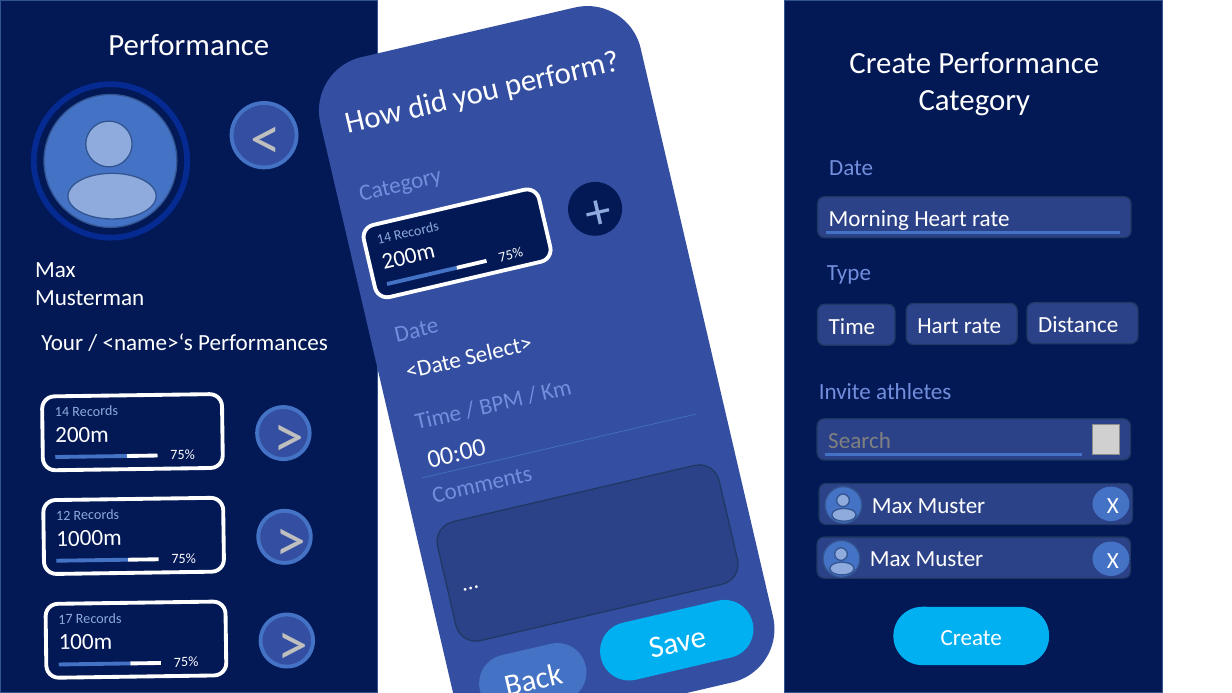
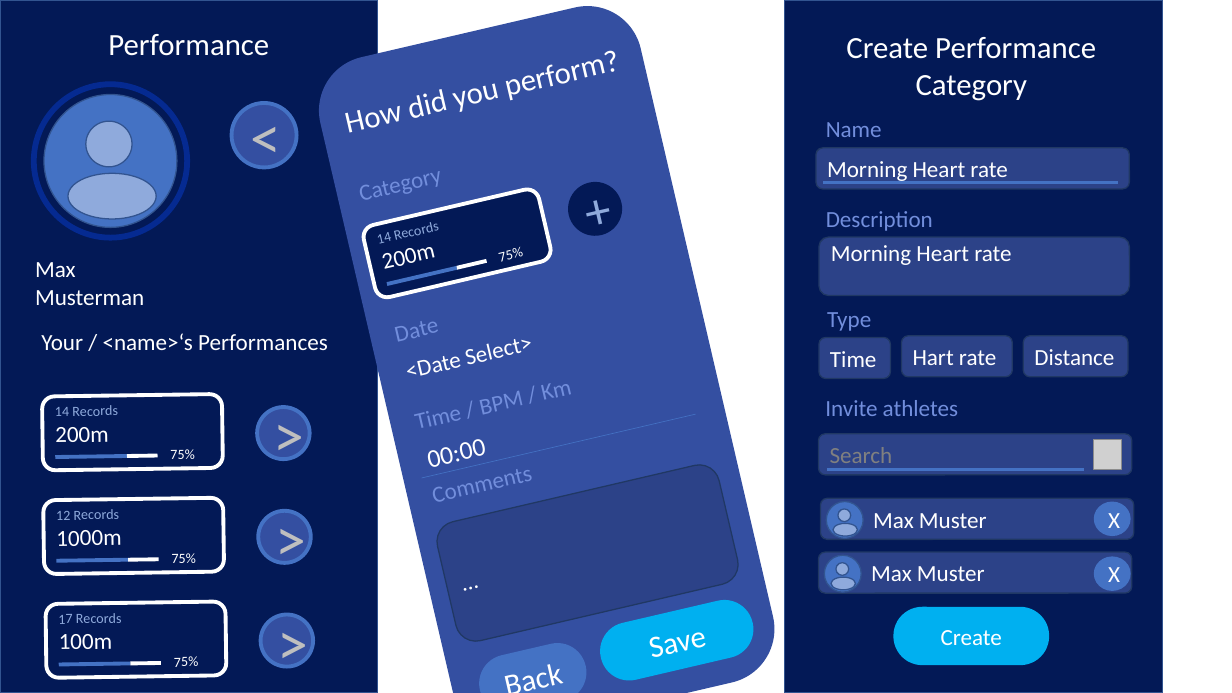
Before and after one commit to TimoLehnertz/roller-results.com, a slide deck: slide 1 of plans/PerformanceLayout.pptx. Drawn at 1232x693 pixels with LibreOffice and Linux fonts; fonts in the diff are those of the drawing; grey boxes stand for pictures. Boxes give left, top, right and bottom in pixels: in the first picture for what was removed or moved away, otherwise in the second. Text is boxed around its words. In the diff, an @@ line names an element or a change of style, - is before the commit and + after.

```diff
--- a/plans/PerformanceLayout.pptx
+++ b/plans/PerformanceLayout.pptx
@@ text "Create Performance Category": place and size @@
-text "Create Performance Category" at [849, 52, 1099, 116]
+text "Create Performance Category" at [846, 37, 1096, 101]
@@ rounded rectangle "Morning Heart rate": place and size @@
-rounded rectangle "Morning Heart rate" at [818, 197, 1131, 238]
+rounded rectangle "Morning Heart rate" at [816, 148, 1129, 189]
@@ text at [826, 122, 882, 137]: text changed @@
-Date
+Name
@@ line moved from (826, 233) - (1120, 233) to (823, 183) - (1117, 183) @@
@@ rounded rectangle added at [819, 238, 1129, 296], fill #2C4288, outline #203864 1 pt, 18 pt, text #FFFFFF @@
+Morning Heart rate
@@ text added at [826, 211, 933, 231], 18 pt, text #728EDC @@
+Description
@@ text "Type": place and size @@
-text "Type" at [827, 265, 871, 284]
+text "Type" at [827, 312, 871, 331]
@@ rounded rectangle "Time": place and size @@
-rounded rectangle "Time" at [818, 304, 896, 346]
+rounded rectangle "Time" at [819, 337, 890, 379]
@@ rounded rectangle "Hart rate": place and size @@
-rounded rectangle "Hart rate" at [907, 303, 1018, 345]
+rounded rectangle "Hart rate" at [902, 335, 1013, 377]
@@ rounded rectangle "Distance": place and size @@
-rounded rectangle "Distance" at [1028, 303, 1139, 345]
+rounded rectangle "Distance" at [1023, 335, 1128, 377]
@@ text "Invite athletes": place and size @@
-text "Invite athletes" at [819, 383, 951, 399]
+text "Invite athletes" at [825, 400, 958, 416]
@@ 8 ellipses, 3 rounded rectangles, 1 picture, 1 line: place and size @@
-8 ellipses, 3 rounded rectangles, 1 picture, 1 line at [817, 419, 1133, 579]
+8 ellipses, 3 rounded rectangles, 1 picture, 1 line at [819, 433, 1134, 593]
```
Also in this commit, not shown: 1 slide added, 1 slide removed.
